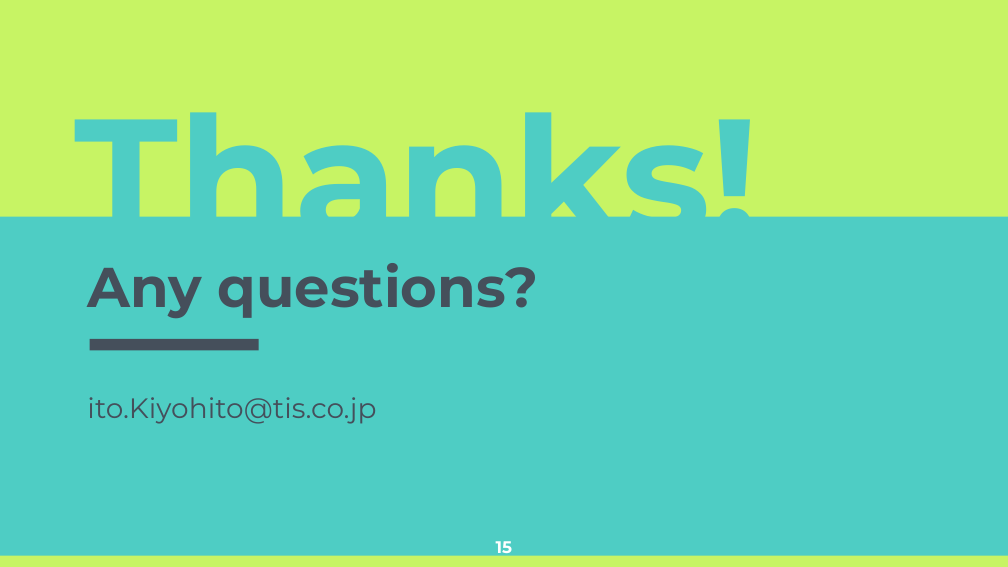
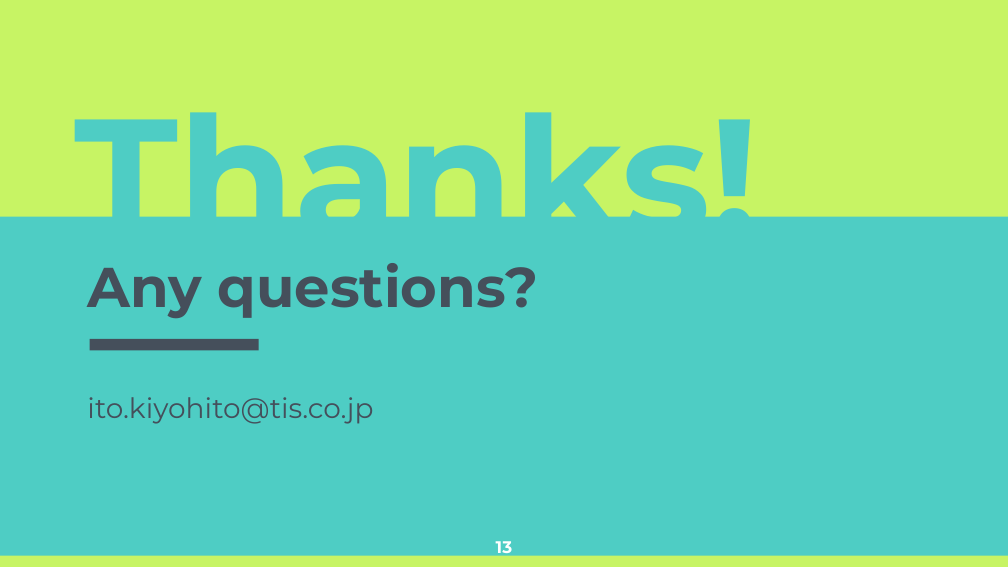
Before and after one commit to kiyohome/wacchi, a slide deck: slide 13 of 2021/ITで地域課題を解決しよう.pptx (slide 15 before the commit). Drawn at 1008x567 pixels with LibreOffice and Linux fonts; fonts in the diff are those of the drawing. Boxes give left, top, right and bottom in pixels: in the first picture for what was removed or moved away, otherwise in the second. Text is boxed around its words. In the diff, an @@ line names an element or a change of style, - is before the commit and + after.

```diff
--- a/2021/ITで地域課題を解決しよう.pptx
+++ b/2021/ITで地域課題を解決しよう.pptx
@@ text at [87,397,373,424]: text changed @@
-ito.Kiyohito@tis.co.jp
+ito.kiyohito@tis.co.jp
@@ page number at [496,541,512,558]: text changed @@
-15
+13
```
Also in this commit, not shown: 9 other slides changed, 4 slides added, 5 slides removed, 1 other file.
